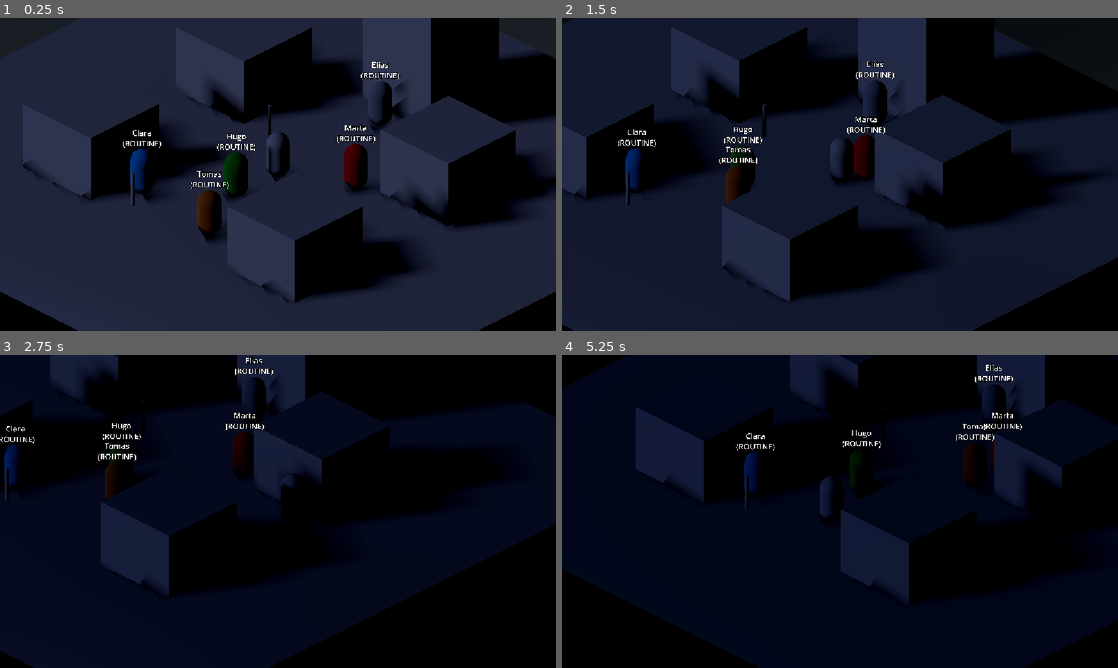
Above: before the commit, frames 1-4 (two rows, left to right).
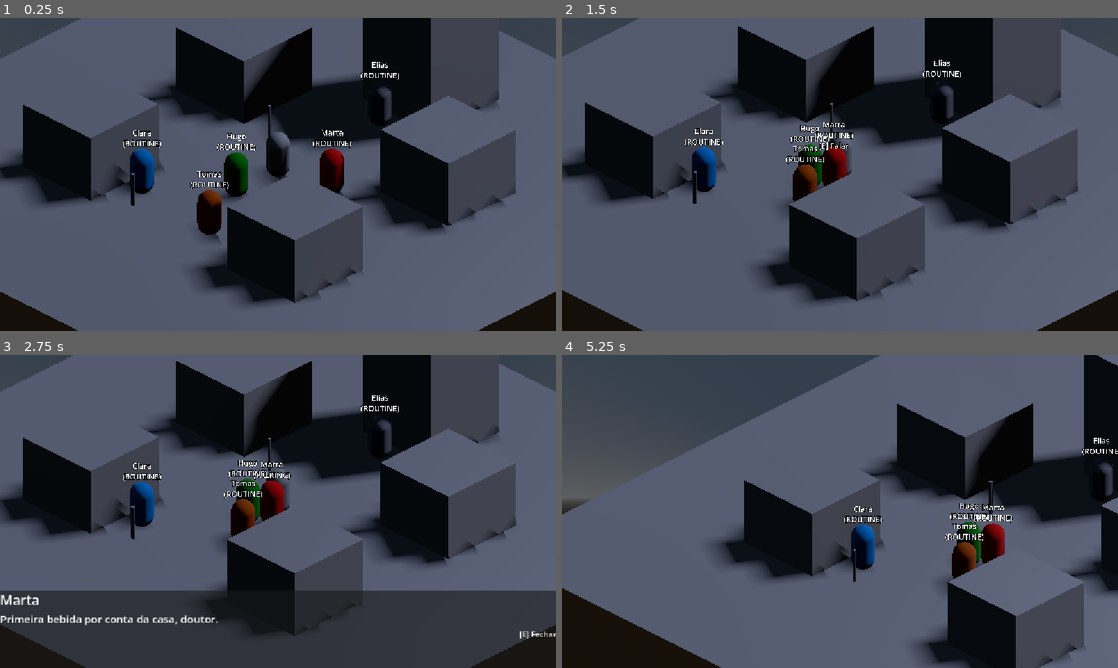
Above: after the commit, the same moments.

Repository: SauloAC/Pallbrook
Game: Godot game, scene res://scenes/mundo/Cidade.tscn
Same seed, same stepped clock (60 frames per second), same inputs: the game is played once before the commit and once after it. The project has no main scene, so this scene is started directly.
Inputs:
- Up to frame 1 (0.25 s): no input
- Up to frame 2 (1.5 s): hold D (move_right) 0.53-1.28 s; hold E (interact) 0.53-1.28 s; hold S (move_down) from 1.28 s (still down); tap E (interact) at 1.35 s
- Up to frame 3 (2.75 s): release S (move_down) at 2.03 s; hold D (move_right) from 2.03 s (still down); hold E (interact) from 2.03 s (still down)
- Up to frame 4 (5.25 s): release D (move_right) at 2.78 s; release E (interact) at 2.78 s; hold W (move_up) 2.78-3.53 s; tap E (interact) at 2.85, 4.35 s; hold E (interact) 3.53-4.28 s; hold A (move_left) 3.53-5.03 s; hold S (move_down) from 5.03 s (still down); hold E (interact) from 5.03 s (still down)

The runs differ from the first frame. In frame 1, 91% of the frame differs, in the area x 0-100%, y 0-100%; in frame 2, 83%; in frame 3, 79%; in frame 4, 80%.

Commit message:
Semana 3 completa: dialogo com moradores

Diff:
--- a/autoload/EventBus.gd
+++ b/autoload/EventBus.gd
@@ -7,3 +7,5 @@
 signal player_collapsed
 signal player_slept
 signal hour_changed(hour: int)
+signal dialogue_started(speaker: String, text: String)
+signal dialogue_ended
--- a/autoload/GameState.gd
+++ b/autoload/GameState.gd
@@ -5,6 +5,7 @@
 var is_night := false
 var exhaustion := 0.0              # 0.0 = rested, 1.0 = collapses
 var collapsed_in_street := false   # Used by the morning summary later
+var in_dialogue := false
 
 func start_night() -> void:
 	night_events.clear()
--- a/data/npcs/clara.tres
+++ b/data/npcs/clara.tres
@@ -15,4 +15,5 @@
 22: "Casa1"
 })
 home = "Casa1"
+dialogue_lines = Array[String](["Estou costurando um vestido novo. Para um enterro, infelizmente.", "Não saio depois que escurece. Ninguém deveria."])
 metadata/_custom_type_script = "uid://dl651qayo3ngb"
--- a/data/npcs/hugo.tres
+++ b/data/npcs/hugo.tres
@@ -15,4 +15,5 @@
 20: "Casa2"
 })
 home = "Casa2"
+dialogue_lines = Array[String](["Bem-vindo a Pallbrook! Uma cidade tranquila, eu garanto.", "Se ouvir boatos, ignore. O povo daqui adora uma história."])
 metadata/_custom_type_script = "uid://dl651qayo3ngb"
--- a/data/npcs/marta.tres
+++ b/data/npcs/marta.tres
@@ -12,4 +12,5 @@
 9: "Taverna"
 })
 home = "Taverna"
+dialogue_lines = Array[String](["Primeira bebida por conta da casa, doutor.", "Ouvi passos no telhado ontem. Gatos, deve ser… gatos."])
 metadata/_custom_type_script = "uid://dl651qayo3ngb"
--- a/data/npcs/padre.tres
+++ b/data/npcs/padre.tres
@@ -15,4 +15,5 @@
 21: "Igreja"
 })
 home = "Igreja"
+dialogue_lines = Array[String](["Que Deus o proteja, doutor. As noites aqui andam longas demais.", "Rezo por esta cidade todas as manhãs. Ultimamente, rezo mais."])
 metadata/_custom_type_script = "uid://dl651qayo3ngb"
--- a/data/npcs/tomas.tres
+++ b/data/npcs/tomas.tres
@@ -14,4 +14,5 @@
 22: "Casa2"
 })
 home = "Casa2"
+dialogue_lines = Array[String](["Ferro não mente, doutor. Gente mente.", "Martelo o dia todo. À noite, durmo pesado… ou quase."])
 metadata/_custom_type_script = "uid://dl651qayo3ngb"
--- a/scenes/mundo/Cidade.tscn
+++ b/scenes/mundo/Cidade.tscn
@@ -15,6 +15,7 @@
 [ext_resource type="Resource" uid="uid://d1g3qohx1m3mc" path="res://data/npcs/clara.tres" id="13_t3jqk"]
 [ext_resource type="Resource" uid="uid://dyclkhngaj7bu" path="res://data/npcs/tomas.tres" id="14_mequr"]
 [ext_resource type="Resource" uid="uid://b32sbhwo8rmh6" path="res://data/npcs/hugo.tres" id="15_ervra"]
+[ext_resource type="Script" uid="uid://dly1apg7e36vd" path="res://scripts/ui/DialogueBox.gd" id="16_fm4th"]
 
 [sub_resource type="ProceduralSkyMaterial" id="ProceduralSkyMaterial_tslrp"]
 sky_horizon_color = Color(0.66224277, 0.6717428, 0.6867428, 1)
@@ -315,6 +316,37 @@
 text = "[E] Continuar"
 horizontal_alignment = 1
 
+[node name="DialogueBox" type="CanvasLayer" parent="UI" unique_id=1691680637]
+script = ExtResource("16_fm4th")
+
+[node name="Panel" type="PanelContainer" parent="UI/DialogueBox" unique_id=162285460]
+custom_minimum_size = Vector2(0, 160)
+anchors_preset = 12
+anchor_top = 1.0
+anchor_right = 1.0
+anchor_bottom = 1.0
+offset_top = -77.0
+grow_horizontal = 2
+grow_vertical = 0
+
+[node name="VBox" type="VBoxContainer" parent="UI/DialogueBox/Panel" unique_id=1030745275]
+layout_mode = 2
+
+[node name="Speaker" type="Label" parent="UI/DialogueBox/Panel/VBox" unique_id=300391462]
+layout_mode = 2
+theme_override_font_sizes/font_size = 28
+
+[node name="Body" type="Label" parent="UI/DialogueBox/Panel/VBox" unique_id=1551126764]
+custom_minimum_size = Vector2(600, 0)
+layout_mode = 2
+theme_override_font_sizes/font_size = 22
+autowrap_mode = 2
+
+[node name="Hint" type="Label" parent="UI/DialogueBox/Panel/VBox" unique_id=1498512158]
+layout_mode = 2
+text = "[E] Fechar"
+horizontal_alignment = 2
+
 [node name="Locations" type="Node3D" parent="." unique_id=188944316]
 
 [node name="Clinica" type="Marker3D" parent="Locations" unique_id=1795279392 groups=["locations"]]
--- a/scripts/cycle/DayNightCycle.gd
+++ b/scripts/cycle/DayNightCycle.gd
@@ -2,8 +2,8 @@
 
 @export var sun: DirectionalLight3D
 @export var world_environment: WorldEnvironment
-@export var seconds_per_hour := 3.0
-@export var start_hour := 17.0
+@export var seconds_per_hour := 60.0
+@export var start_hour := 8.0
 @export var day_start_hour := 6.0
 @export var night_start_hour := 20.0
 @export var exhaustion_start_hour := 0.0
--- a/scripts/jogador/Jogador.gd
+++ b/scripts/jogador/Jogador.gd
@@ -1,18 +1,56 @@
 extends CharacterBody3D
 
 @export var speed := 5.0
+@export var talk_range := 2.5
+
+var nearby_npc: Node3D = null
 
 
 func _physics_process(delta: float) -> void:
-	var input := Input.get_vector("move_left", "move_right", "move_up", "move_down")
-	# Rotate input 45° so "up" matches the isometric camera's screen direction
-	var direction := Vector3(input.x, 0, input.y).rotated(Vector3.UP, deg_to_rad(45))
-
-	var current_speed := speed * (1.0 - GameState.exhaustion * 0.6)
-	velocity.x = direction.x * current_speed
-	velocity.z = direction.z * current_speed
-
 	if not is_on_floor():
 		velocity += get_gravity() * delta
 
+	if GameState.in_dialogue:
+		# Stand still while talking
+		velocity.x = 0.0
+		velocity.z = 0.0
+	else:
+		var input := Input.get_vector("move_left", "move_right", "move_up", "move_down")
+		# Rotate input 45° so "up" matches the isometric camera's screen direction
+		var direction := Vector3(input.x, 0, input.y).rotated(Vector3.UP, deg_to_rad(45))
+		var current_speed := speed * (1.0 - GameState.exhaustion * 0.6)
+		velocity.x = direction.x * current_speed
+		velocity.z = direction.z * current_speed
+
 	move_and_slide()
+	_update_nearby_npc()
+
+
+func _update_nearby_npc() -> void:
+	var closest: Node3D = null
+	var closest_distance := talk_range
+	if GameState.in_dialogue:
+		closest_distance = 0.0  # Nobody is "nearby" while already talking
+	for npc in get_tree().get_nodes_in_group("npcs"):
+		if not npc.can_talk():
+			continue
+		var distance: float = global_position.distance_to(npc.global_position)
+		if distance < closest_distance:
+			closest = npc
+			closest_distance = distance
+	# Only the closest NPC shows the "[E] Falar" prompt
+	if closest != nearby_npc:
+		if nearby_npc:
+			nearby_npc.set_highlighted(false)
+		nearby_npc = closest
+		if nearby_npc:
+			nearby_npc.set_highlighted(true)
+
+
+func _unhandled_input(event: InputEvent) -> void:
+	if GameState.in_dialogue:
+		return
+	if event.is_action_pressed("interact") and nearby_npc:
+		nearby_npc.set_highlighted(false)
+		nearby_npc.talk(self)
+		get_viewport().set_input_as_handled()
--- a/scripts/npc/NPC.gd
+++ b/scripts/npc/NPC.gd
@@ -10,6 +10,8 @@
 var state: State = State.ROUTINE
 var current_place := ""
 var stuck_time := 0.0
+var highlighted := false
+var line_index := 0
 
 @onready var mesh: MeshInstance3D = $MeshInstance3D
 @onready var collision: CollisionShape3D = $CollisionShape3D
@@ -29,10 +31,12 @@
 	while NavigationServer3D.map_get_random_point(map, 1, true) == Vector3.ZERO:
 		await get_tree().physics_frame
 	EventBus.hour_changed.connect(_on_hour_changed)
+	EventBus.dialogue_ended.connect(_on_dialogue_ended)
 	if wander:
 		_pick_random_destination()
 	else:
 		_follow_schedule()
+
 
 
 # ---------- State machine ----------
@@ -65,8 +69,36 @@
 	var text: String = data.npc_name if data else String(name)
 	if show_state:
 		text += "\n(%s)" % State.keys()[state]
+	if highlighted and state == State.ROUTINE:
+		text += "\n[E] Falar"
 	name_label.text = text
 
+func can_talk() -> bool:
+	return state == State.ROUTINE
+
+
+func set_highlighted(value: bool) -> void:
+	if highlighted == value:
+		return
+	highlighted = value
+	_update_label()
+
+
+func talk(player: Node3D) -> void:
+	set_state(State.TALKING)
+	# Turn to face the doctor (ignore height so we don't tilt)
+	look_at(Vector3(player.global_position.x, global_position.y, player.global_position.z))
+	var line := "..."
+	if data and not data.dialogue_lines.is_empty():
+		# Go through the lines in order, looping back to the start
+		line = data.dialogue_lines[line_index % data.dialogue_lines.size()]
+		line_index += 1
+	EventBus.dialogue_started.emit(data.npc_name if data else String(name), line)
+
+
+func _on_dialogue_ended() -> void:
+	if state == State.TALKING:
+		set_state(State.ROUTINE)
 
 # ---------- Movement ----------
 
--- a/scripts/npc/NPCData.gd
+++ b/scripts/npc/NPCData.gd
@@ -9,3 +9,4 @@
 @export_multiline var description: String = ""
 @export var schedule: Dictionary[int, String] = {}  # hour -> location name
 @export var home: String = ""  # Location name where this NPC sleeps
+@export var dialogue_lines: Array[String] = []  # One is picked at random each time
--- /dev/null
+++ b/scripts/ui/DialogueBox.gd
@@ -0,0 +1,31 @@
+extends CanvasLayer
+
+@onready var panel: Control = $Panel
+@onready var speaker: Label = $Panel/VBox/Speaker
+@onready var body: Label = $Panel/VBox/Body
+
+var opened_frame := -1
+
+
+func _ready() -> void:
+	panel.visible = false
+	EventBus.dialogue_started.connect(_on_dialogue_started)
+
+
+func _on_dialogue_started(speaker_name: String, line: String) -> void:
+	speaker.text = speaker_name
+	body.text = line
+	panel.visible = true
+	GameState.in_dialogue = true
+	opened_frame = Engine.get_process_frames()
+
+
+func _unhandled_input(event: InputEvent) -> void:
+	# Ignore the same key press that opened the box
+	if not panel.visible or Engine.get_process_frames() == opened_frame:
+		return
+	if event.is_action_pressed("interact"):
+		panel.visible = false
+		GameState.in_dialogue = false
+		EventBus.dialogue_ended.emit()
+		get_viewport().set_input_as_handled()
Not shown, added: scripts/ui/DialogueBox.gd.uid
